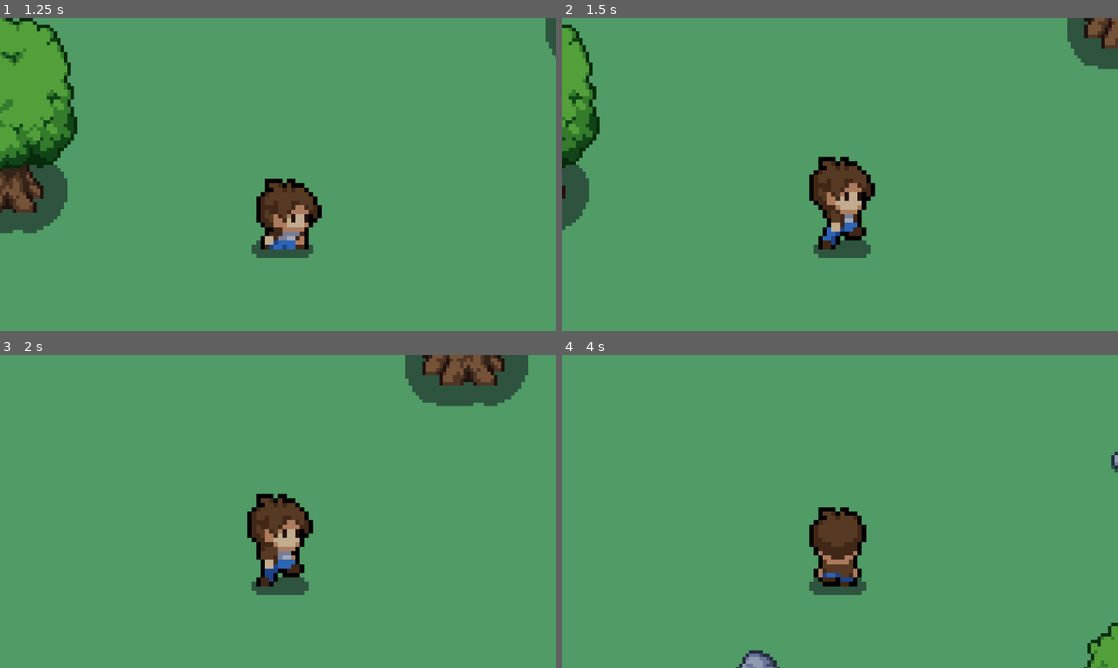
Above: before the commit, frames 1-4 (two rows, left to right).
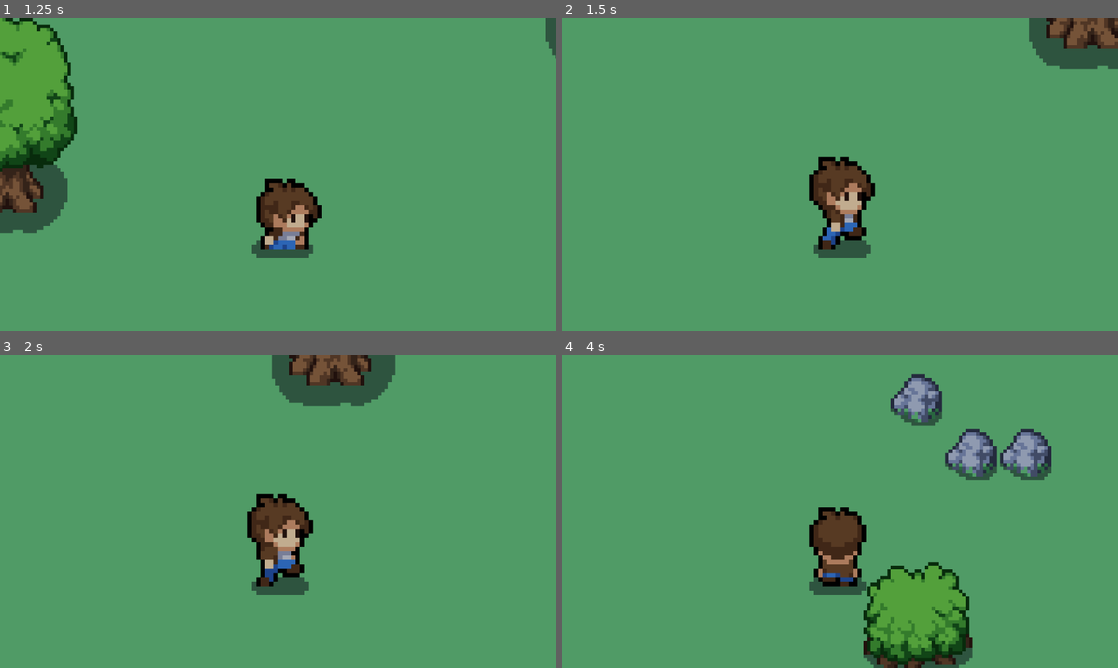
Above: after the commit, the same moments.

Repository: lucas-tremaroli/nordic-gamejam
Game: Godot game, scene res://scenes/main_menu.tscn
Two runs of this game, one before a commit and one after it. Both use one fixed random seed, a clock stepped at 60 frames per second and the inputs below.
Inputs:
- Up to frame 1 (1.25 s): click "Start Game" at 0.5 s
- Up to frame 2 (1.5 s): tap Enter at 1.25 s; hold Right (ui_right) from 1.28 s (still down); tap E (Attack) at 1.35 s
- Up to frame 3 (2 s): keep holding Right (ui_right)
- Up to frame 4 (4 s): release Right (ui_right) at 2.03 s; hold Down (ui_down) 2.03-2.78 s; tap E (Attack) at 2.1, 2.85, 3.6 s; hold Right (ui_right) 2.78-3.53 s; hold Up (ui_up) from 3.53 s (still down)

Frame 1 is identical in both runs. In frame 2, 4.9% of the frame differs, in the area x 0-100%, y 0-68%; in frame 3, 6.4%; in frame 4, 10%, in the area x 31-100%, y 6-100%.

Commit message:
Allow player to move diagonally

Diff:
--- a/scripts/player.gd
+++ b/scripts/player.gd
@@ -1,6 +1,6 @@
 extends CharacterBody2D
 
-var speed = 410
+var speed = 800
 var health = 500
 var is_alive = true
 var current_direction = "none"
@@ -19,36 +19,35 @@
 
 
 func player_movement(delta: float) -> void:
+	velocity = Vector2.ZERO
 	if Input.is_action_pressed("ui_right"):
 		current_direction = "right"
 		velocity.x = speed
-		velocity.y = 0
-		if !attack_in_progress:
-			play_animation(1)
 	elif Input.is_action_pressed("ui_left"):
 		current_direction = "left"
 		velocity.x = -speed
-		velocity.y = 0
-		if !attack_in_progress:
-			play_animation(1)
-	elif Input.is_action_pressed("ui_down"):
+	if Input.is_action_pressed("ui_down"):
 		current_direction = "down"
-		velocity.x = 0
 		velocity.y = speed
-		if !attack_in_progress:
-			play_animation(1)
 	elif Input.is_action_pressed("ui_up"):
 		current_direction = "up"
-		velocity.x = 0
 		velocity.y = -speed
-		if !attack_in_progress:
-			play_animation(1)
-	else:
+
+	if velocity.x == 0 and velocity.y == 0:
 		play_animation(0)
 		velocity.x = 0
 		velocity.y = 0
+	else:
+		if !attack_in_progress:
+			play_animation(1)
 
-	move_and_slide()
+	# Move diagonally at base speed
+	velocity = velocity.normalized() * speed
+
+	var collision = move_and_collide(velocity * delta)
+	if collision and collision.get_collider().name == "Objects":
+		velocity = velocity.slide(collision.get_normal())
+		move_and_collide(velocity * delta) # Glide along objects
 
 
 func play_animation(movement) -> void:
